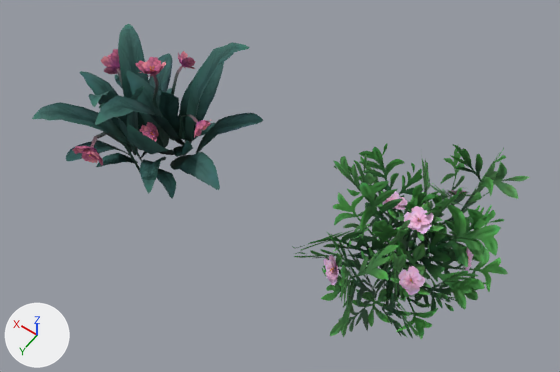
A saved change to the glTF model client/assets/estates-upgrades/flower-bush.gltf.
One viewpoint serves both versions: a 50 mm camera at (-1.042, 1.417, 2.353) aimed at (-0.075, 0.063, 0.226). Every picture has the same lights, and +X, +Y and +Z are marked at lower left. The first picture is the older version. Vertices at exactly the same position are counted once.

In view in the first picture: 'bloom', 'leafy'.
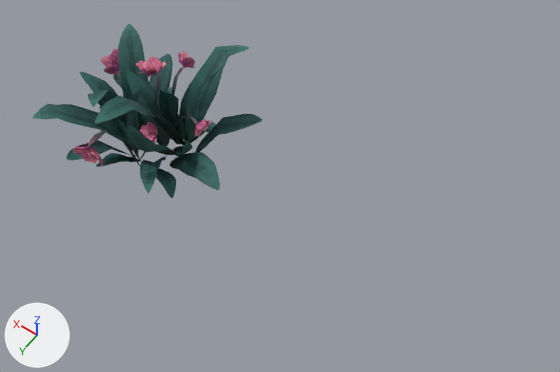
The newer file is also rescaled (x1.013), turned or shifted as a whole; pictures and numbers use the older file's frame.

Scene script edits in JSON lines:
```json
{"block": "me_bloom", "where": "# used by ob_bloom; location = (0.0, 0.0, 0.0)"}
{"op": "remove", "block": "me_bloom", "code": "me_bloom.from_pydata(...)  # 1022 vertices, 899 faces; spans x 0.045..0.882, y -0.313..0.471, z 0.006..0.6"}
{"op": "add", "block": "me_bloom", "code": "me_bloom.from_pydata(...)  # 727 vertices, 520 faces; spans x 0.045..0.882, y -0.313..0.471, z 0.006..0.6"}
{"block": "me_bloom", "change": "me_bloom part 1: 50 vertices moved from x 0.158..0.804, y -0.237..0.417, z 0.097..0.535 to x 0.212..0.768, y -0.183..0.414, z 0.05..0.514; 495 vertices removed from x 0.108..0.8, y -0.211..0.461, z 0.026..0.592; 200 vertices added at x 0.108..0.8, y -0.199..0.46, z 0.032..0.587"}
{"block": "me_bloom", "change": "me_bloom part 2: 11 kept faces spanning x 0.289..0.768, y -0.116..0.24, z 0.006..0.291 get new texture (UV) coordinates"}
{"op": "remove", "block": "ob_leafy", "code": ["ob_leafy = bpy.data.objects.new('leafy', me_leafy)", "ob_leafy.location = (0.0, 0.0, 0.0)"]}
```

Where the change shows, as pixel boxes (x1, y1, x2, y2) in the pictures (560 x 372 px):
```json
{"object": "leafy", "change": "deleted", "before": [292, 144, 530, 340], "on screen": "green"}
{"object": "bloom", "change": "reshaped", "before": [32, 24, 263, 199], "after": [32, 24, 262, 198]}
{"part": 1, "of": "me_bloom", "change": "reshaped", "before": [32, 24, 263, 196], "after": [32, 24, 262, 196]}
{"part": 2, "of": "me_bloom", "change": "surface changed", "before": [114, 75, 199, 170], "after": [113, 75, 210, 170]}
```
